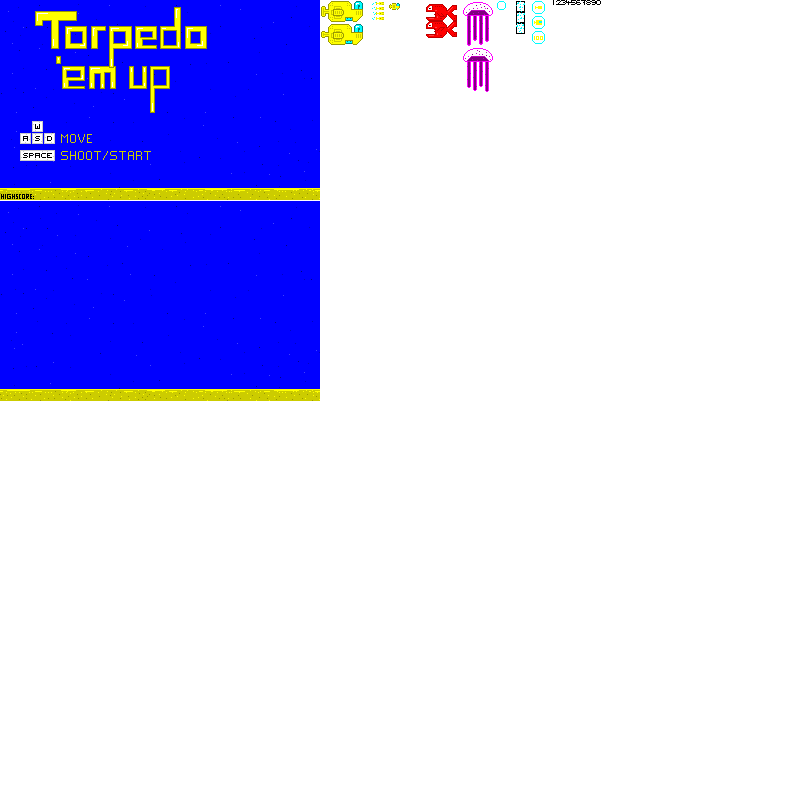
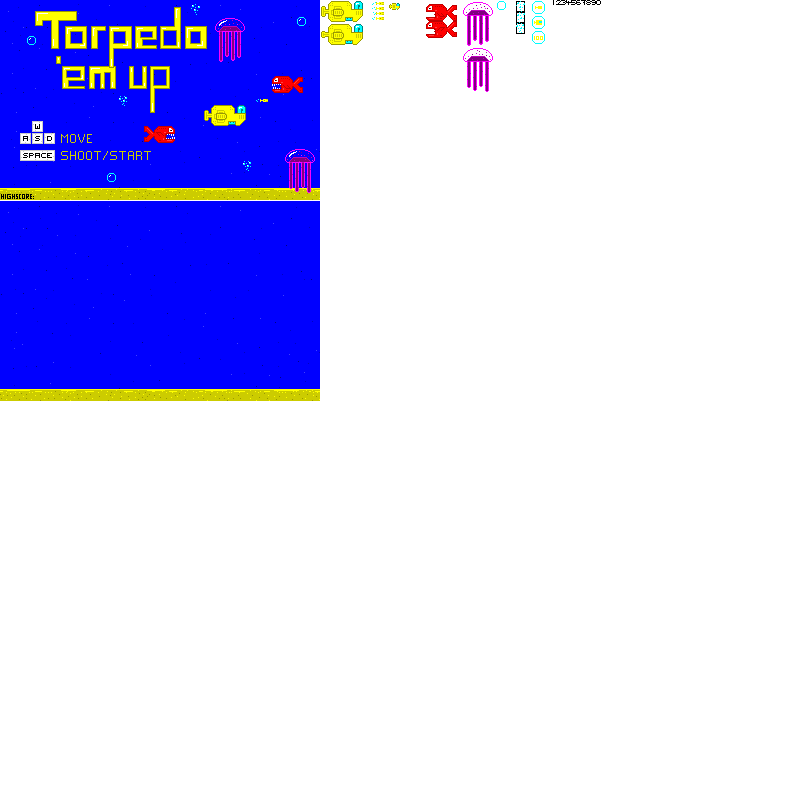
Layered file, before and after one edit (800x800). Changes by layer:
painted on "art" over [27, 4, 315, 193]
